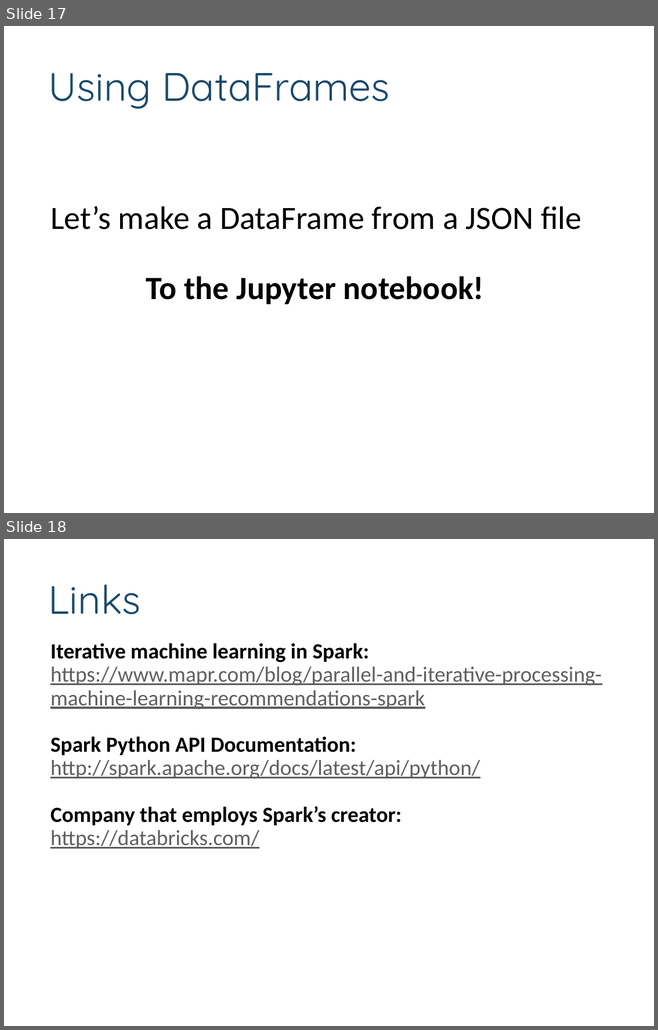
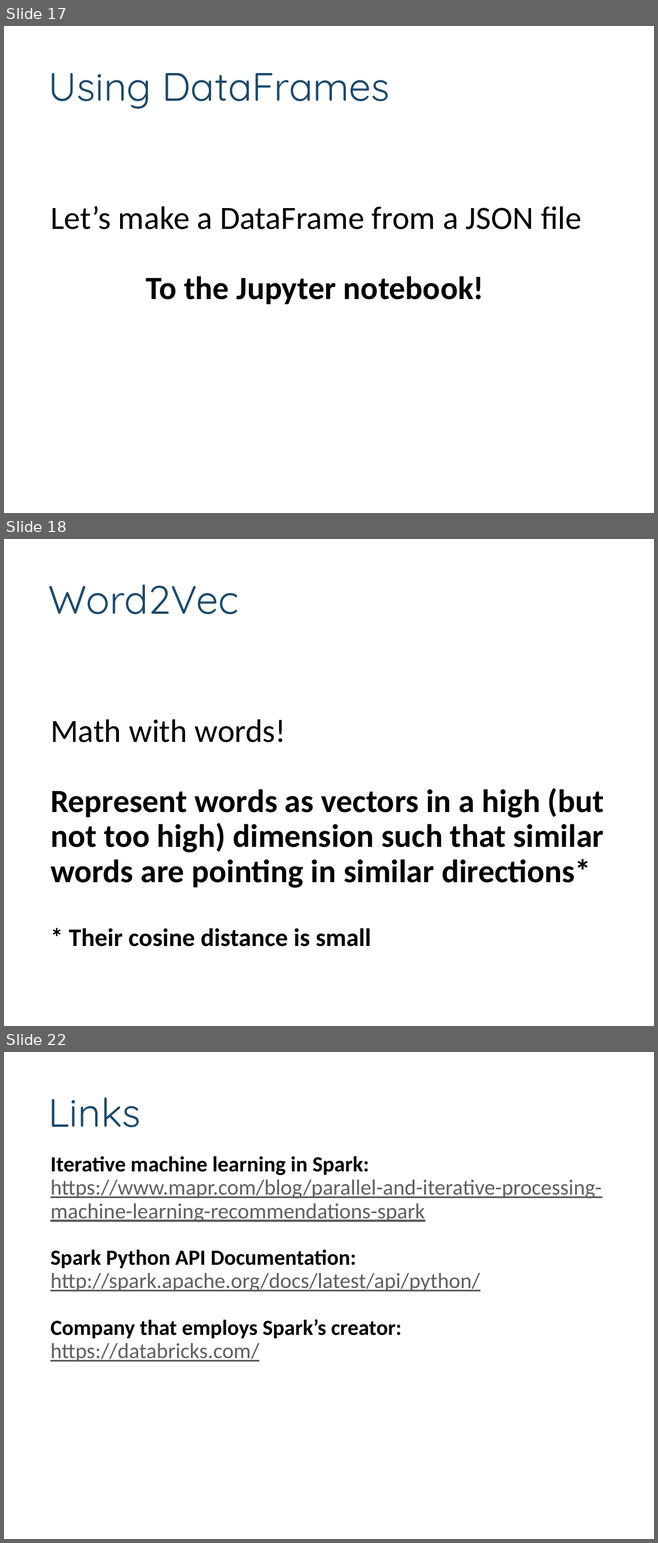
Before and after one commit to dsiufl/Spark-Workshop, a slide deck: Getting Started with Spark.pptx. Shown one above the other, each under a label of ours: slides 17 and 18 before the commit, slides 17, 18 and 22 after it; the slides between them are not shown. The pictures are 658x1030 and 658x1543 pixels, drawn with LibreOffice and Linux fonts; fonts in the diff are those of the drawing; background and template pictures are left out. Boxes give left, top, right and bottom in pixels: in the first picture for what was removed or moved away, otherwise in the second. Text is boxed around its words. In the diff, an @@ line names an element or a change of style, - is before the commit and + after.

Commit message:
Nice examples and updates with word2vec

```diff
--- a/Getting Started with Spark.pptx
+++ b/Getting Started with Spark.pptx
@@ slide 18 added at bbox=[4, 539, 654, 1026], background picture (left out); not listed: 1 template element that a slide beside it also shows @@
@@ text added at bbox=[49, 584, 239, 614], 44 pt, text #1A496C @@
+Word2Vec
@@ text added at bbox=[50, 719, 604, 947], 36 pt, text #000000, bold @@
+Math with words!
+Represent words as vectors in a high (but not too high) dimension such that similar words are pointing in similar directions*
+* Their cosine distance is small
@@ what was slide 18 is now slide 22 @@
```
Also in this commit, not shown: 2 slides changed, 3 other slides added, 1 other file.
